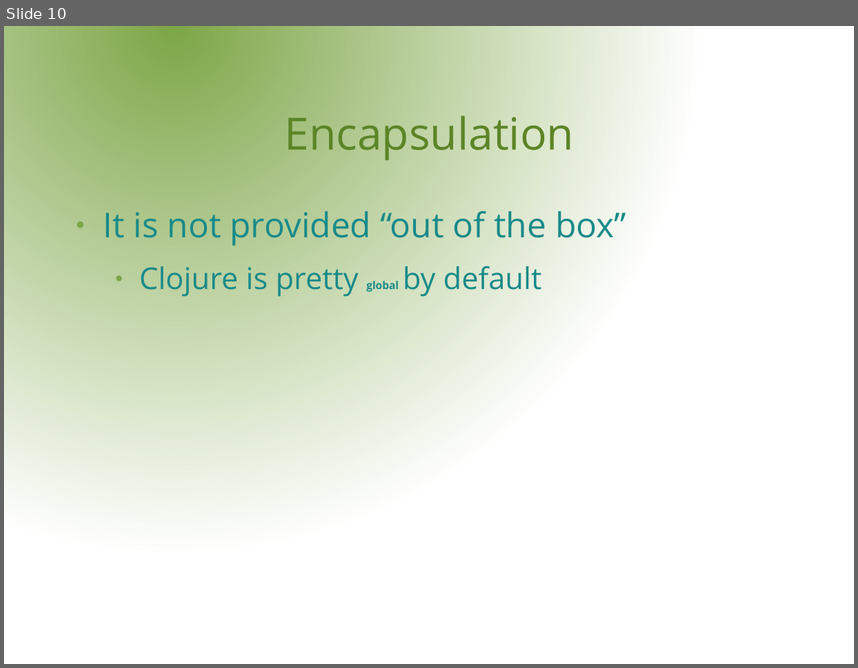
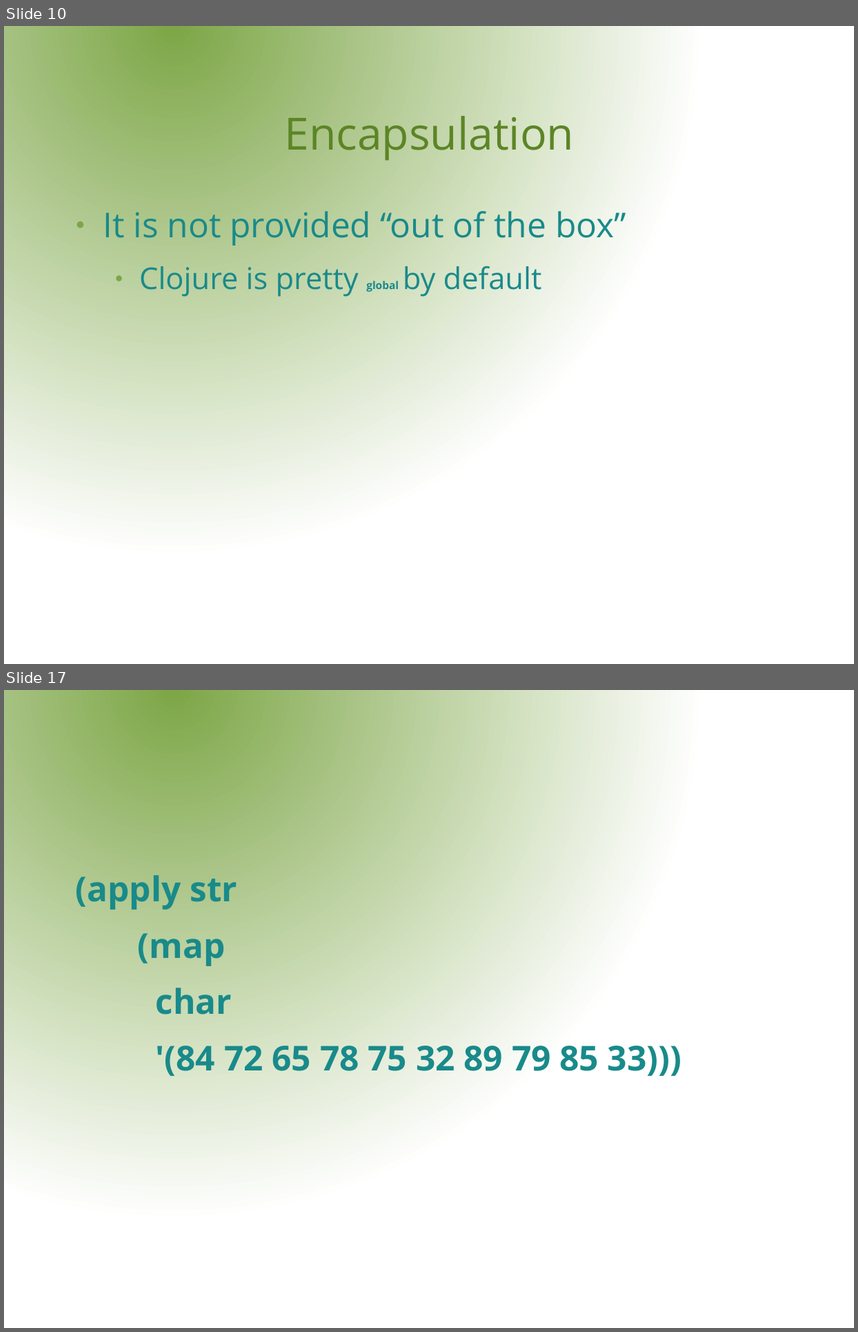
Before and after one commit to rssole/voxxed, a slide deck: resources/presentation/VoxxedDays.odp. Shown one above the other, each under a label of ours: slide 10 before the commit, slides 10 and 17 after it; the slides between them are not shown. The pictures are 858x668 and 858x1332 pixels, drawn with LibreOffice and Linux fonts; fonts in the diff are those of the drawing; background and template pictures are left out. Boxes give left, top, right and bottom in pixels: in the first picture for what was removed or moved away, otherwise in the second. Text is boxed around its words. In the diff, an @@ line names an element or a change of style, - is before the commit and + after.

```diff
--- a/resources/presentation/VoxxedDays.odp
+++ b/resources/presentation/VoxxedDays.odp
@@ slide 17 added at (x1=4, y1=690, x2=854, y2=1328), background gradient #7DA647 to #FFFFFF @@
@@ text added at (x1=76, y1=875, x2=682, y2=1076), 32 pt, text #198A8A, bold @@
+(apply str
+(map
+char
+'(84 72 65 78 75 32 89 79 85 33)))
```
Also in this commit, not shown: 1 slide changed, 5 other slides added, 1 other file.
